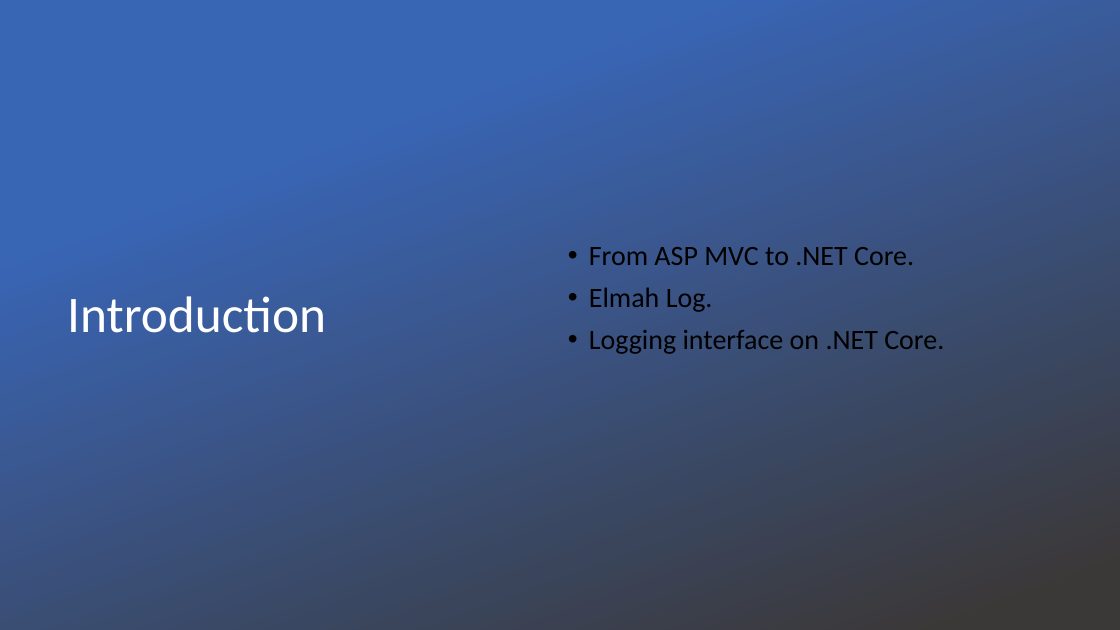
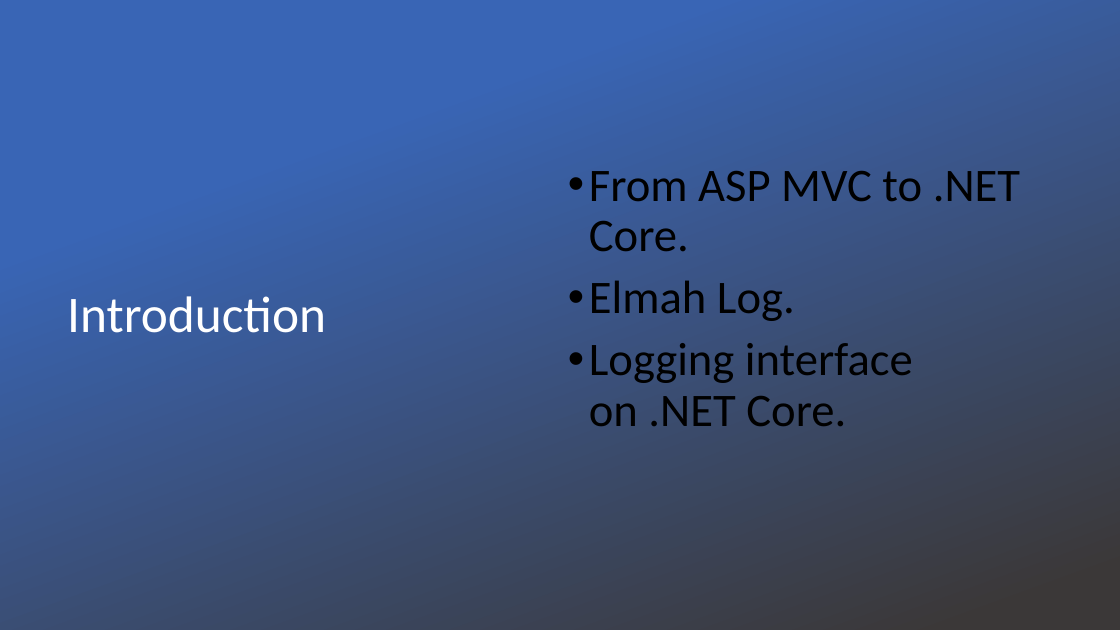
Before and after one commit to Davidfcr/LoggerWorkShop, a slide deck: slide 2 of Logging with Serilog+Elastichsearch+Kibana.pptx. Drawn at 1120x630 pixels with LibreOffice and Linux fonts; fonts in the diff are those of the drawing; background and template pictures are left out. Boxes give left, top, right and bottom in pixels: in the first picture for what was removed or moved away, otherwise in the second. Text is boxed around its words. In the diff, an @@ line names an element or a change of style, - is before the commit and + after.

```diff
--- a/Logging with Serilog+Elastichsearch+Kibana.pptx
+++ b/Logging with Serilog+Elastichsearch+Kibana.pptx
@@ text "From ASP MVC to .NET ..." at <box>589,171,1020,426</box>: size 24 to 40 pt @@
```
Also in this commit, not shown: 3 other slides changed, 1 other file.
